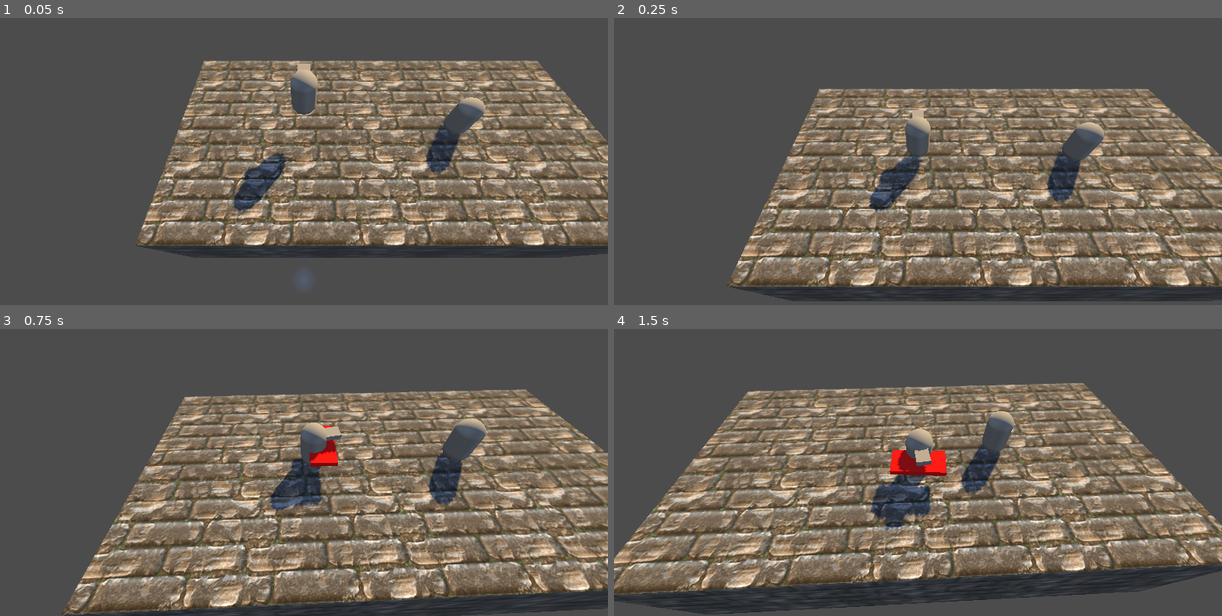
Above: before the commit, frames 1-4 (two rows, left to right).
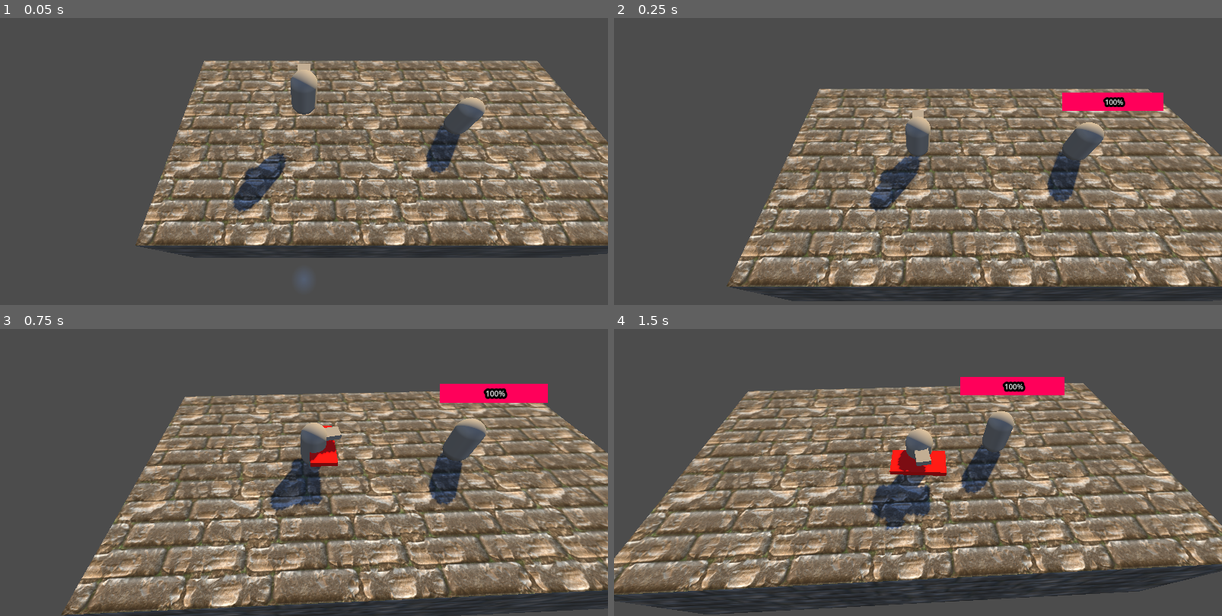
Above: after the commit, the same moments.

Repository: OmegaBaum/Punk_Pirates
Game: Godot game, scene res://Scenes/main.tscn
Same seed, same stepped clock (60 frames per second), same inputs: the game is played once before the commit and once after it. A sky picture missing from this copy of the repository is replaced by a grey-blue gradient.
Inputs (mouse positions are in pixels of both pictures, inside the frame that each line leads up to):
- Up to frame 1 (0.05 s): no input
- Up to frame 2 (0.25 s): no input
- Up to frame 3 (0.75 s): move the mouse to (437, 426) at 0.52 s; hold D (right) from 0.53 s (still down); click (437, 426) at 0.6 s
- Up to frame 4 (1.5 s): tap Space (jump) at 0.77 s; move the mouse to (796, 461) at 1.27 s; release D (right) at 1.28 s; hold S (down) from 1.28 s (still down); click (796, 461) at 1.35 s

Frame 1 is identical in both runs. In frame 2, 1.1% of the frame differs, in the area x 73-91%, y 25-33%; in frame 3, 1.2%, in the area x 72-91%, y 19-26%; in frame 4, 1.1%.

Commit message:
implement Health-bars

Diff:
--- a/legal_simulator_1/Scenes/enemy.gd
+++ b/legal_simulator_1/Scenes/enemy.gd
@@ -4,13 +4,25 @@
 const SPEED = 5.0
 const JUMP_VELOCITY = 4.5
 
-var health: int = 20
+@onready var health_bar: ProgressBar = $SubViewport/ProgressBar
+
+var max_health: int = 20
+var health: int
+
+func _ready() -> void:
+	health = max_health
+	health_bar.max_value = max_health
+	update_health()
 
 func _physics_process(delta: float) -> void:
 	pass
 
 func on_hit(dmg: int):
 	health -= dmg
+	update_health()
+	print(health)
+
+func update_health():
+	health_bar.value = health
 	if (health <= 0):
 		queue_free()
-	print(health)
--- a/legal_simulator_1/objects/enemy.tscn
+++ b/legal_simulator_1/objects/enemy.tscn
@@ -1,10 +1,19 @@
-[gd_scene load_steps=4 format=3 uid="uid://c7yd7pt2qjsyx"]
+[gd_scene load_steps=7 format=3 uid="uid://c7yd7pt2qjsyx"]
 
 [ext_resource type="Script" path="res://Scenes/enemy.gd" id="1_odg71"]
 
 [sub_resource type="CapsuleMesh" id="CapsuleMesh_dlor2"]
 
 [sub_resource type="CapsuleShape3D" id="CapsuleShape3D_p5r71"]
+
+[sub_resource type="ViewportTexture" id="ViewportTexture_1ojx7"]
+viewport_path = NodePath("SubViewport")
+
+[sub_resource type="StyleBoxFlat" id="StyleBoxFlat_1ge11"]
+bg_color = Color(0.58, 0, 0.203, 1)
+
+[sub_resource type="StyleBoxFlat" id="StyleBoxFlat_y2k2a"]
+bg_color = Color(1, 0, 0.352941, 1)
 
 [node name="Enemy" type="CharacterBody3D"]
 script = ExtResource("1_odg71")
@@ -21,3 +30,33 @@
 
 [node name="CollisionShape3D2" type="CollisionShape3D" parent="HitBox"]
 shape = SubResource("CapsuleShape3D_p5r71")
+
+[node name="Sprite3D" type="Sprite3D" parent="."]
+transform = Transform3D(0.8, 0, 0, 0, 0.8, 0, 0, 0, 0.362, 0, 2, 0)
+billboard = 1
+texture = SubResource("ViewportTexture_1ojx7")
+
+[node name="SubViewport" type="SubViewport" parent="."]
+transparent_bg = true
+size = Vector2i(455, 129)
+
+[node name="ProgressBar" type="ProgressBar" parent="SubViewport"]
+anchors_preset = 8
+anchor_left = 0.5
+anchor_top = 0.5
+anchor_right = 0.5
+anchor_bottom = 0.5
+offset_left = -227.5
+offset_top = -44.5
+offset_right = 22.5
+offset_bottom = -4.5
+grow_horizontal = 2
+grow_vertical = 2
+scale = Vector2(2, 2)
+pivot_offset = Vector2(15, 20)
+theme_override_constants/outline_size = 20
+theme_override_styles/background = SubResource("StyleBoxFlat_1ge11")
+theme_override_styles/fill = SubResource("StyleBoxFlat_y2k2a")
+max_value = 20.0
+step = 0.1
+value = 20.0
